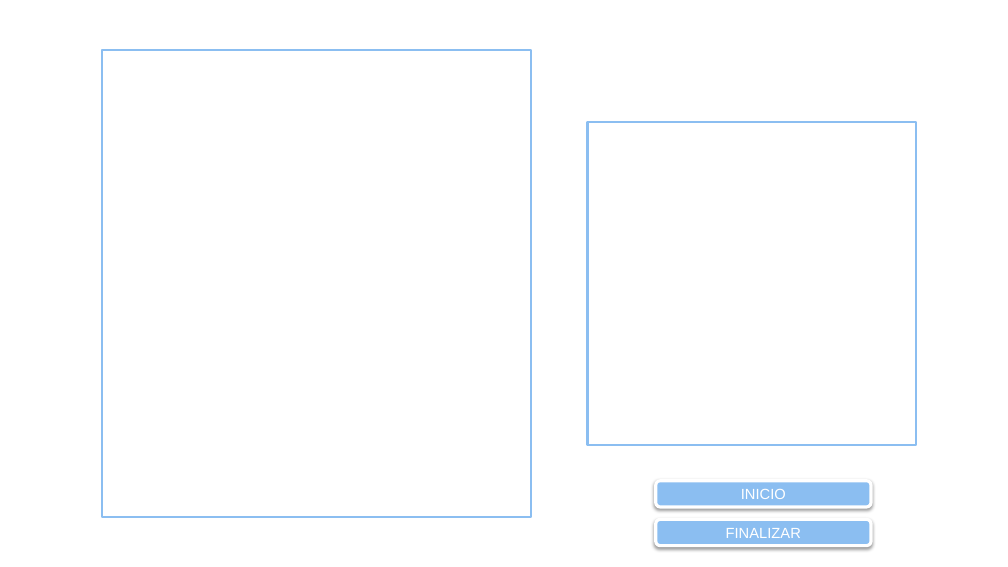
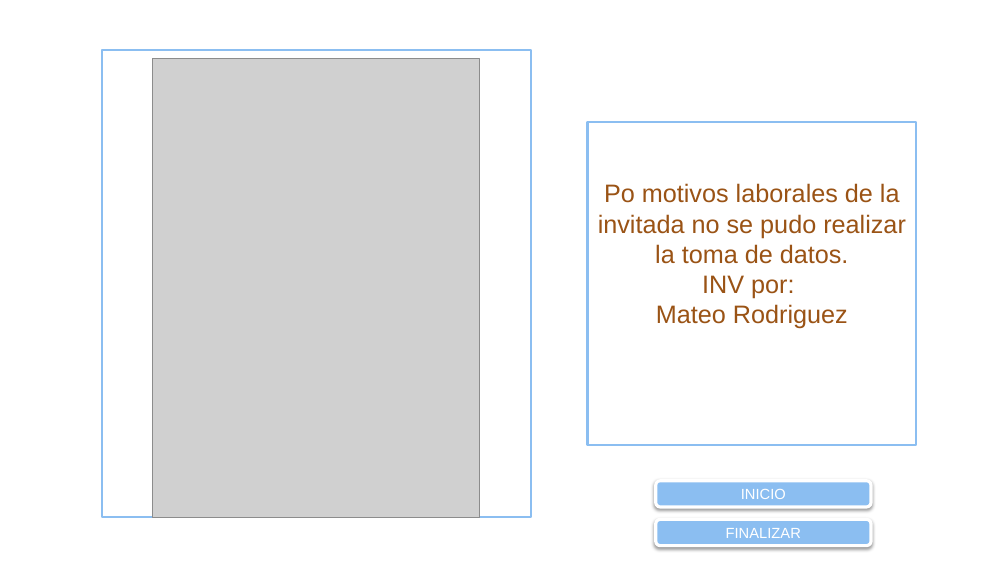
Before and after one commit to JCVLionHearth/datasciencecoursera, a slide deck: slide 4 of INVITADOS BERAKAH 17 NOVIEMBRE.pptx. Drawn at 1008x567 pixels with LibreOffice and Linux fonts; fonts in the diff are those of the drawing; grey boxes stand for pictures; background and template pictures are left out. Boxes give left, top, right and bottom in pixels: in the first picture for what was removed or moved away, otherwise in the second. Text is boxed around its words. In the diff, an @@ line names an element or a change of style, - is before the commit and + after.

```diff
--- a/INVITADOS BERAKAH 17 NOVIEMBRE.pptx
+++ b/INVITADOS BERAKAH 17 NOVIEMBRE.pptx
@@ picture added at <box>153,59,480,518</box> @@
@@ text in rectangle at <box>598,183,906,329</box>: text added @@
+Po motivos laborales de la invitada no se pudo realizar la toma de datos.
+INV por:
+Mateo Rodriguez
```
Also in this commit, not shown: 1 other slide changed, 2 slides removed.
